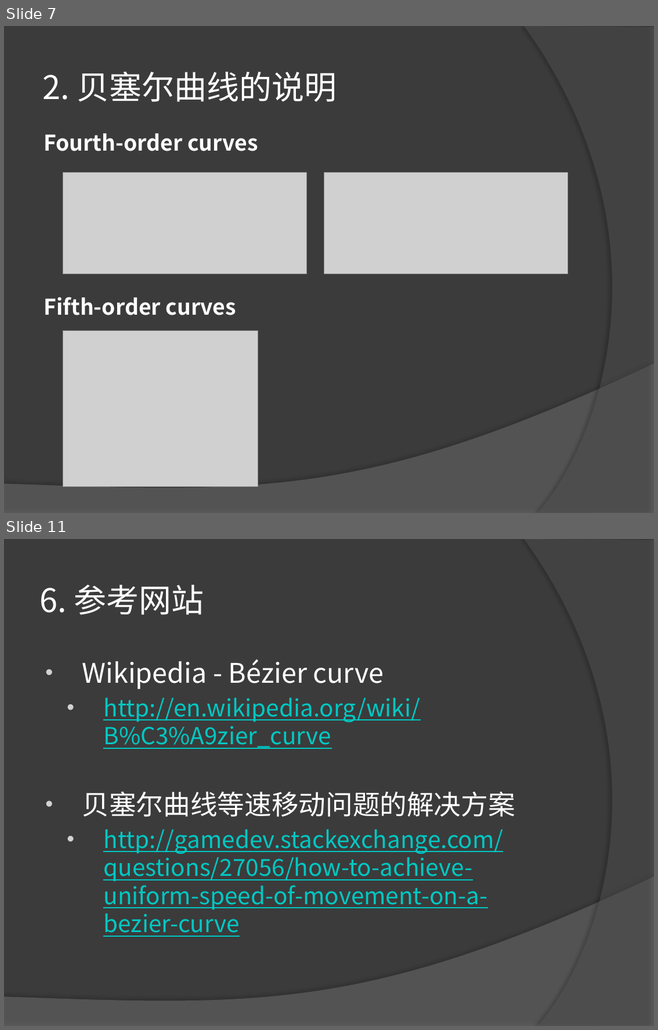
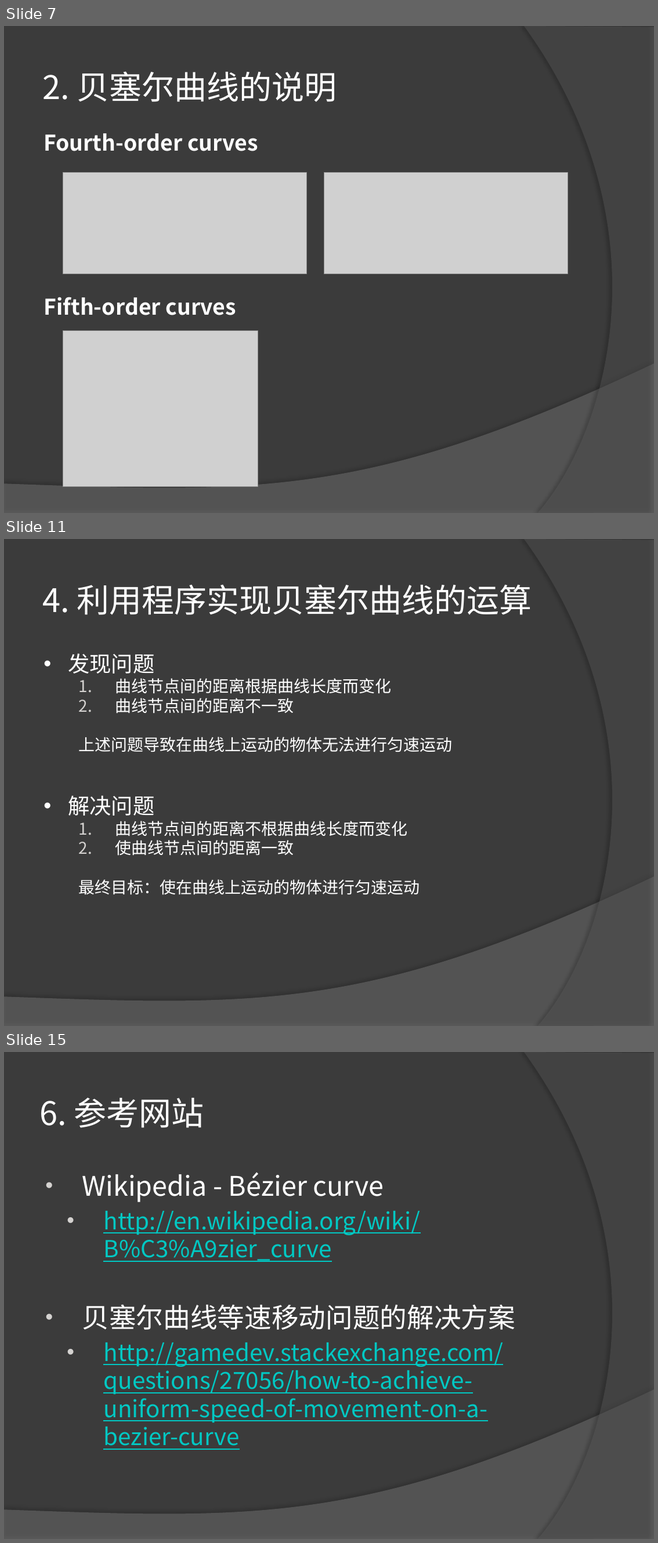
Before and after one commit to LEAVESZJ/BezierCurve, a slide deck: PPT/关于贝塞尔曲线等速移动问题的说明.pptx. Shown one above the other, each under a label of ours: slides 7 and 11 before the commit, slides 7, 11 and 15 after it; the slides between them are not shown. The pictures are 658x1030 and 658x1543 pixels, drawn with LibreOffice and Linux fonts; fonts in the diff are those of the drawing; grey boxes stand for pictures. Boxes give left, top, right and bottom in pixels: in the first picture for what was removed or moved away, otherwise in the second. Text is boxed around its words. In the diff, an @@ line names an element or a change of style, - is before the commit and + after.

```diff
--- a/PPT/关于贝塞尔曲线等速移动问题的说明.pptx
+++ b/PPT/关于贝塞尔曲线等速移动问题的说明.pptx
@@ slide 11 added at (4, 539, 654, 1026), background #3B3B3B; not listed: 2 template elements that a slide beside it also shows @@
@@ title added at (42, 584, 531, 615), 36 pt, text #FFFFFF @@
+4. 利用程序实现贝塞尔曲线的运算
@@ text added at (68, 653, 452, 752), 18 pt, text #FFFFFF @@
+• 发现问题
+  1. 曲线节点间的距离根据曲线长度而变化
+  2. 曲线节点间的距离不一致
+  上述问题导致在曲线上运动的物体无法进行匀速运动
@@ text added at (68, 795, 420, 895), 18 pt, text #FFFFFF @@
+• 解决问题
+  1. 曲线节点间的距离不根据曲线长度而变化
+  2. 使曲线节点间的距离一致
+  最终目标：使在曲线上运动的物体进行匀速运动
@@ what was slide 11 is now slide 15 @@
```
Also in this commit, not shown: 6 slides changed, 3 other slides added.
